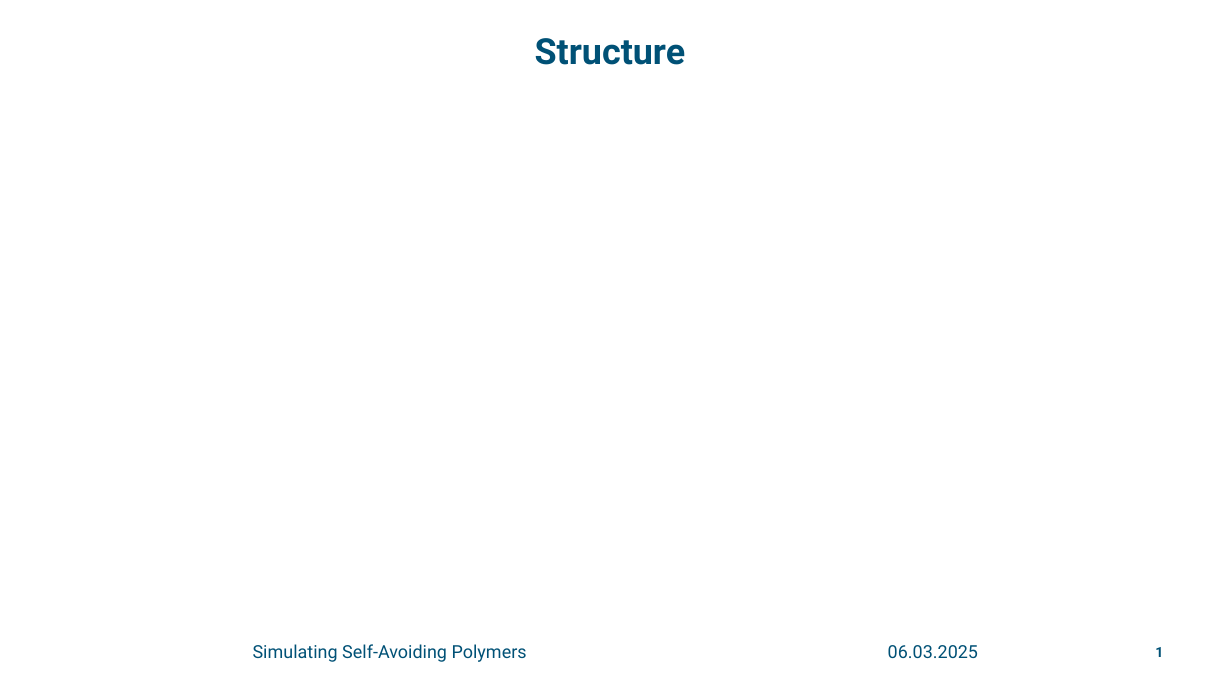
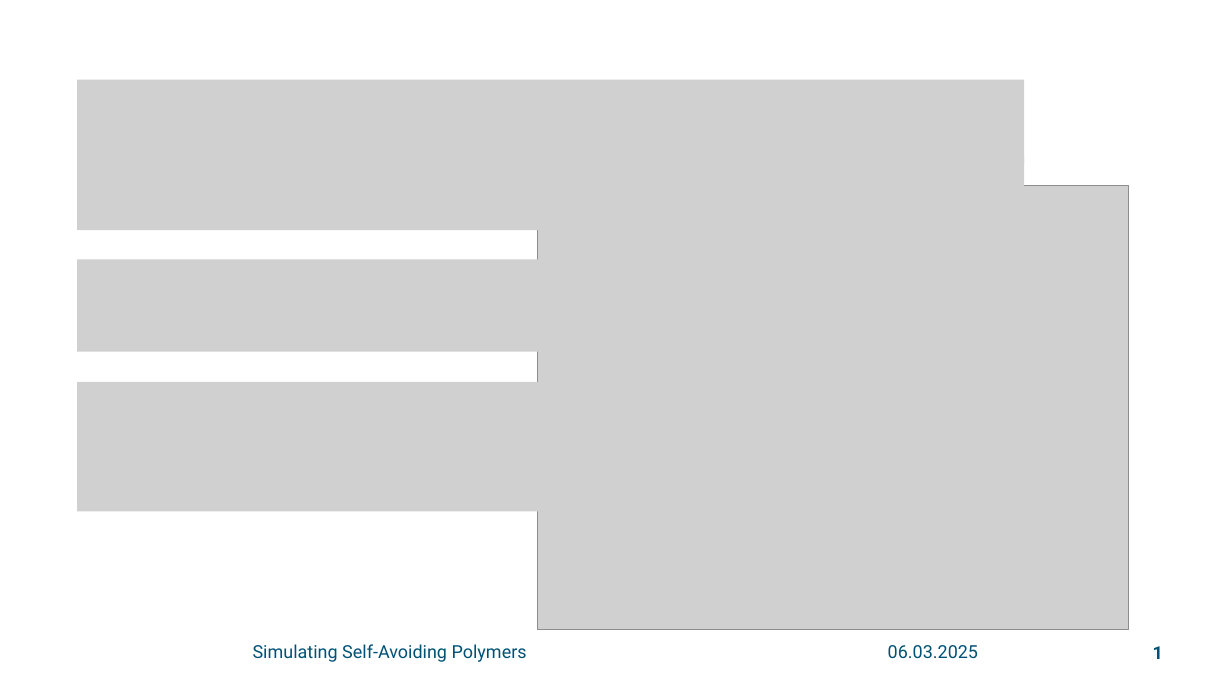
Before and after one commit to mandus24/ComputationalPhysics, a slide deck: slide 6 of polymer/polymer_powerpoint.pptx (slide 2 before the commit). Drawn at 1232x693 pixels with LibreOffice and Linux fonts; fonts in the diff are those of the drawing; grey boxes stand for pictures; background and template pictures are left out. Boxes give left, top, right and bottom in pixels: in the first picture for what was removed or moved away, otherwise in the second. Text is boxed around its words. In the diff, an @@ line names an element or a change of style, - is before the commit and + after.

```diff
--- a/polymer/polymer_powerpoint.pptx
+++ b/polymer/polymer_powerpoint.pptx
@@ title removed at <box>535,38,685,65</box> @@
-Structure
@@ picture added at <box>78,79,1025,164</box> @@
@@ picture added at <box>78,157,1025,230</box> @@
@@ picture added at <box>537,186,1128,629</box> @@
@@ picture added at <box>78,260,557,352</box> @@
@@ picture added at <box>78,382,565,511</box> @@
@@ text "1" at <box>1153,646,1163,659</box>: size 11 to 14 pt @@
```
Also in this commit, not shown: 4 other slides changed, 7 slides added.
